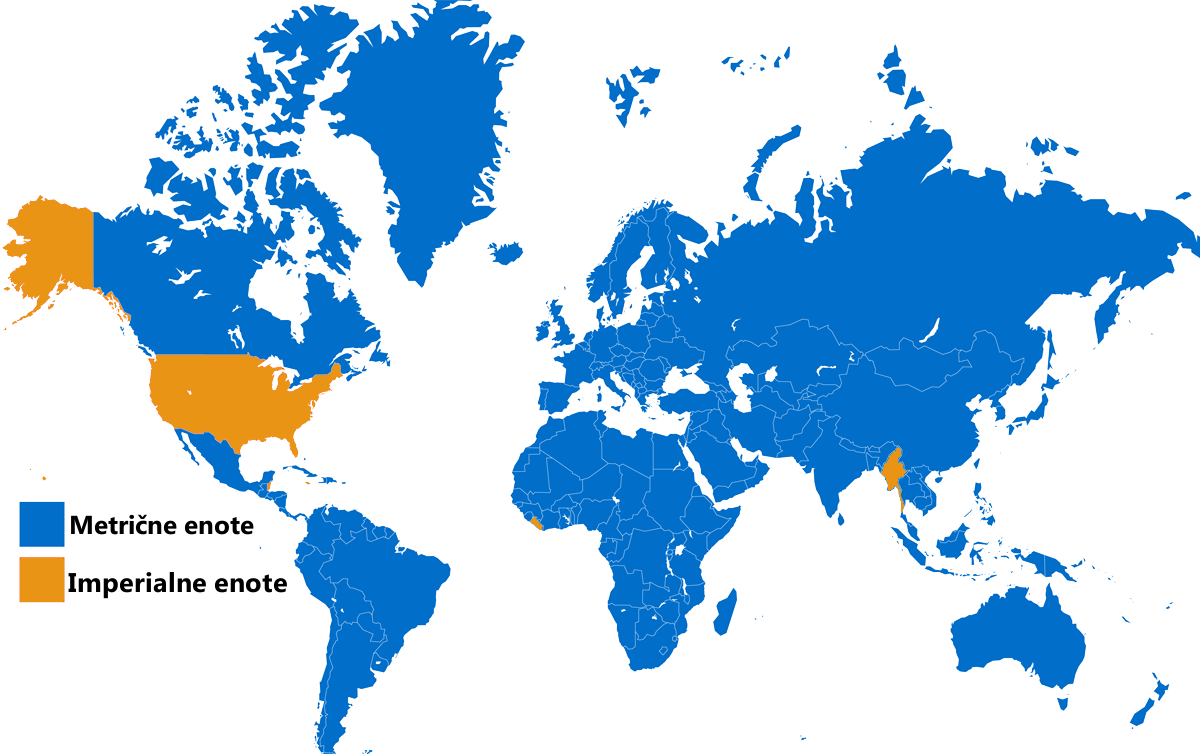
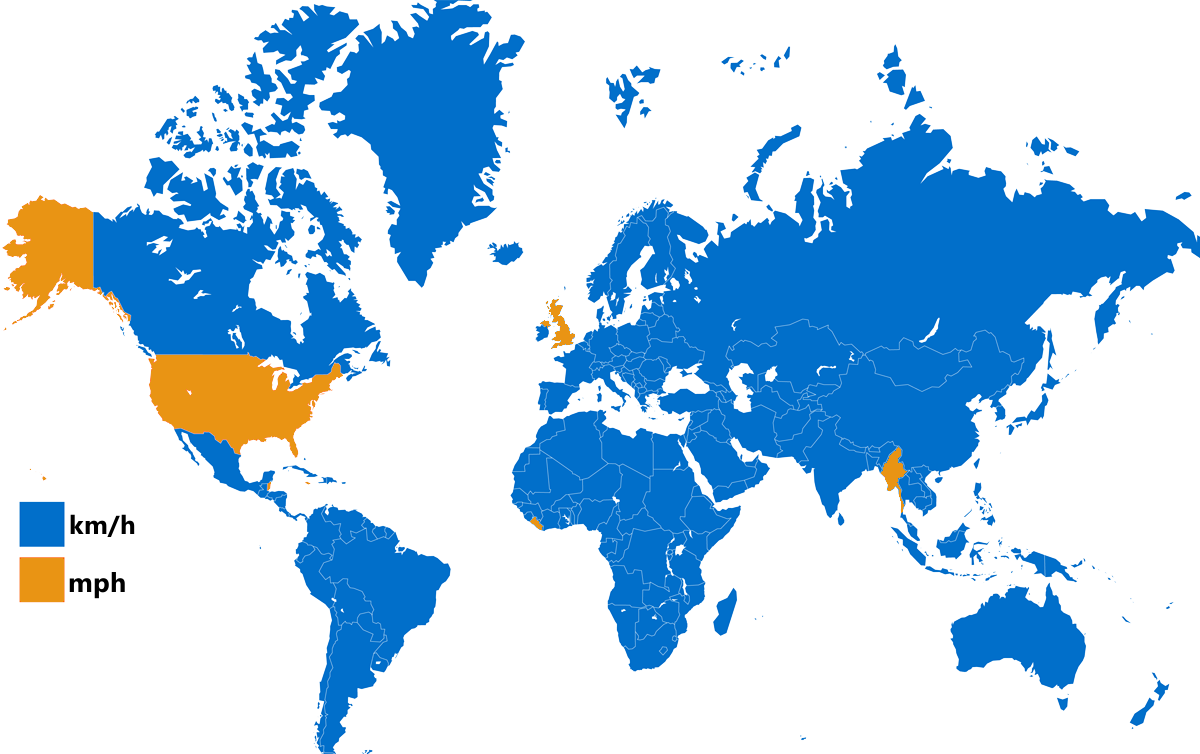
Comparing the layer stacks of the two 1200px x 754px images. Changes:
renamed "Imperialne enote" to "mph", painted on it over [68, 572, 287, 599]
renamed "Metrične enote" to "km/h", painted on it over [70, 514, 254, 538]
painted on "metricMap.png" over [540, 299, 895, 491]
